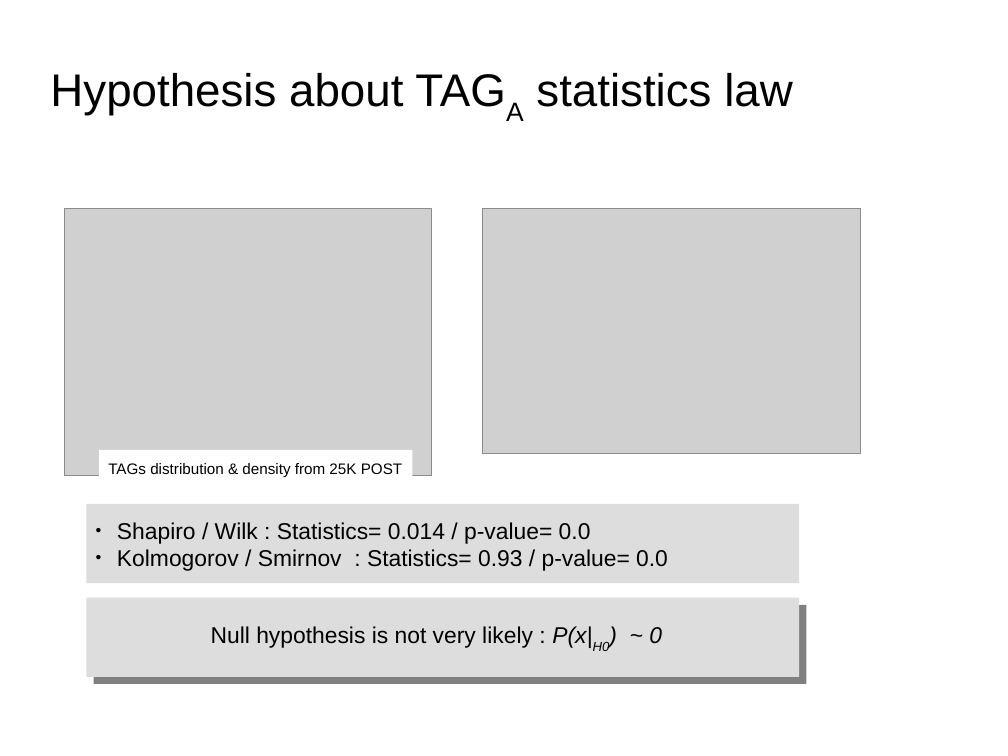
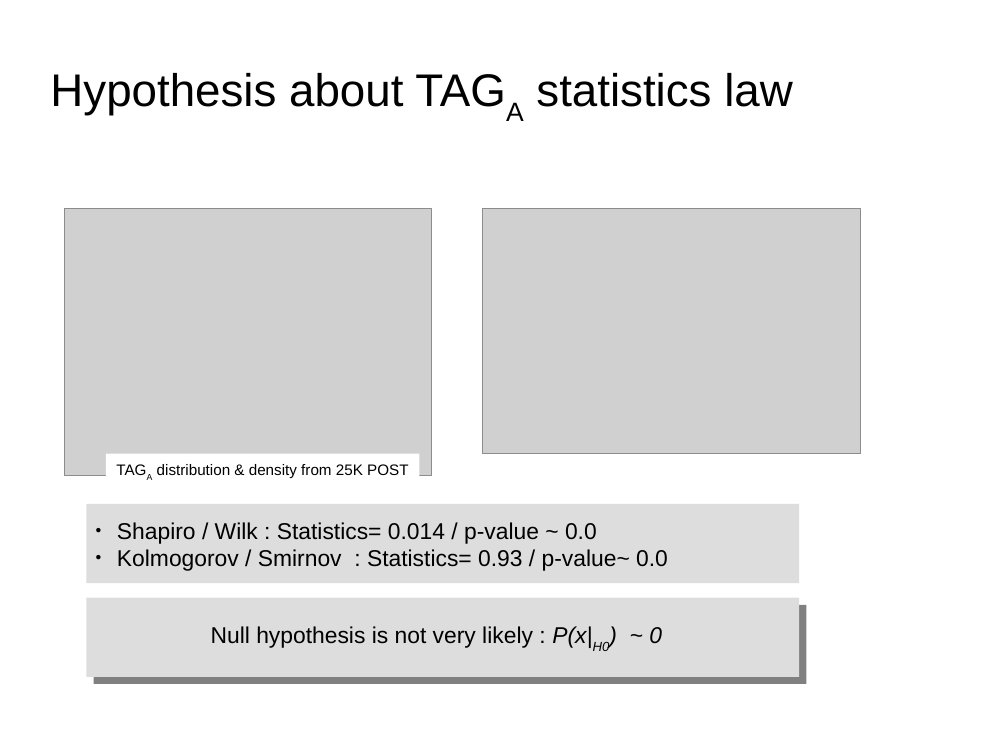
Before and after one commit to dataforcast/OC_Datascientist, a slide deck: slide 13 of P6/report/Openclassrooms_ParcoursDatascientist_P6-V1.odp. Drawn at 1008x756 pixels with LibreOffice and Linux fonts; fonts in the diff are those of the drawing; grey boxes stand for pictures; background and template pictures are left out. Boxes give left, top, right and bottom in pixels: in the first picture for what was removed or moved away, otherwise in the second. Text is boxed around its words. In the diff, an @@ line names an element or a change of style, - is before the commit and + after.

Commit message:
P6 : Rework of Supervized methods; component for POST classifier started

```diff
--- a/P6/report/Openclassrooms_ParcoursDatascientist_P6-V1.odp
+++ b/P6/report/Openclassrooms_ParcoursDatascientist_P6-V1.odp
@@ rectangle "TAGA distribution & density from ...": place and size @@
-rectangle "TAGA distribution & density from ..." at (99, 450, 413, 486)
+rectangle "TAGA distribution & density from ..." at (106, 454, 420, 489)
@@ text in rectangle at (157, 464, 408, 478): text changed @@
-TAGs distribution & density from 25K POST
+TAGA distribution & density from 25K POST
@@ text in rectangle at (117, 522, 668, 571): text changed @@
-● Shapiro / Wilk : Statistics= 0.014 / p-value= 0.0
-● Kolmogorov / Smirnov : Statistics= 0.93 / p-value= 0.0
+● Shapiro / Wilk : Statistics= 0.014 / p-value ~ 0.0
+● Kolmogorov / Smirnov : Statistics= 0.93 / p-value~ 0.0
```
Also in this commit, not shown: 23 other slides changed, 6 slides added, 12 other files.
